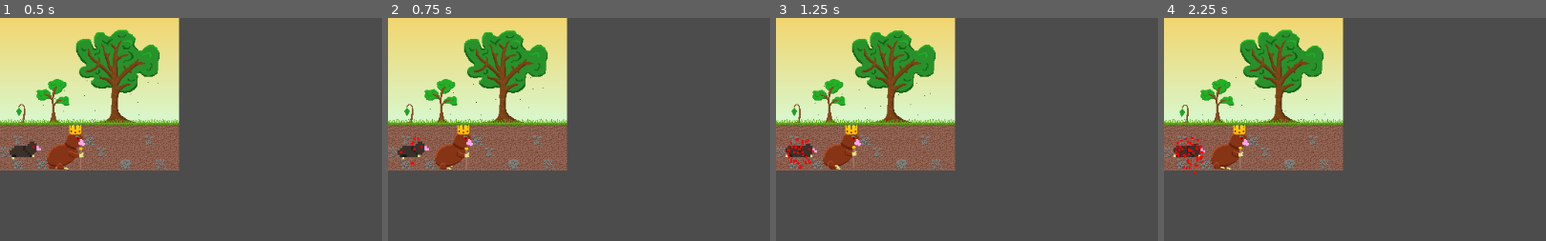
Above: before the commit, frames 1-4 (left to right).
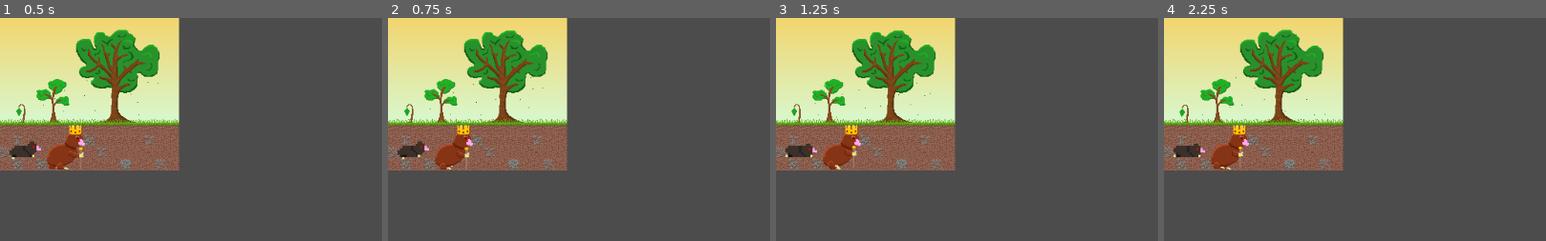
Above: after the commit, the same moments.

Repository: TaneliR/fgj2023
Game: Godot game, scene res://Sprites/tilemaptest.tscn
Same seed, same stepped clock (60 frames per second), same inputs: the game is played once before the commit and once after it. This scene is started directly instead of the project's main scene.
Inputs (mouse positions are % of the whole screen's width and height, from its top left):
- Up to frame 1 (0.5 s): no input
- Up to frame 2 (0.75 s): tap Enter at 0.5 s; move the mouse to (3, 30) at 0.52 s; press the mouse at (3, 30) at 0.53 s; hold Up (ui_up) from 0.53 s (still down)
- Up to frame 3 (1.25 s): keep holding Up (ui_up)
- Up to frame 4 (2.25 s): move the mouse to (80, 65) at 1.27 s; release the mouse at (80, 65) at 1.28 s; click (80, 65) at 1.35 s; move the mouse to (20, 35) at 2.02 s; release Up (ui_up) at 2.03 s; press the mouse at (20, 35) at 2.03 s; hold Down (ui_down) from 2.03 s (still down)
The pictures show only the part of the screen within x 0-50%, y 0-50%; the shares and areas given below are measured in that part.

Frame 1 is identical in both runs. In frame 2, less than 0.1% of the frame differs, in the area x 3-9%, y 53-66%; in frame 3, 0.2%; in frame 4, 0.4%, in the area x 2-11%, y 53-71%.
Error in both runs: Invalid get index '0' (on base: 'Array'). (res://Scripts/mole.gd:31)

Commit message:
Comment a bnch of debug prints

Diff:
--- a/Roots/Scripts/MoleSpawnerScript.gd
+++ b/Roots/Scripts/MoleSpawnerScript.gd
@@ -22,8 +22,8 @@
 
 func _ready():
 	rng.randomize()
-	print(l_spawn)
-	print(r_spawn)
+	#print(l_spawn)
+	#print(r_spawn)
 	timer1.connect("timeout", self, "_on_timer1_timeout")
 	timer2.connect("timeout", self, "_on_timer2_timeout")
 	add_child(timer1)
@@ -57,7 +57,7 @@
 	var randIndex = rng.randi_range(0, randArray.size()-1)
 	var targetNode = randArray[randIndex]
 	var newMole = molePrefab.instance()
-	print(randArray)
-	print(newMole)
+	#print(randArray)
+	#print(newMole)
 	newMole.global_position = targetNode.global_position
 	get_node("/root/Node2D").add_child(newMole)
--- a/Roots/Scripts/mole.gd
+++ b/Roots/Scripts/mole.gd
@@ -12,8 +12,8 @@
 	rng.randomize()
 	add_to_group("moles")
 	target = get_target()
-	print(target)
-	print(position.direction_to(target).x)
+	#print(target)
+	#print(position.direction_to(target).x)
 	if position.direction_to(target).x < 0:
 		get_node("AnimatedSprite").set_flip_v(true)
 	else:
@@ -26,7 +26,7 @@
 
 func get_target():
 	var targets = get_tree().get_nodes_in_group("roots")
-	print(targets)
+	#print(targets)
 	var randIndex = rng.randi_range(0, targets.size()-1)
 	var targetNode = targets[randIndex]
 	var target = Vector2(targetNode.global_position.x, targetNode.global_position.y)
@@ -40,10 +40,10 @@
 	if hits < 1:
 		queue_free()
 
-func _input_event(viewport, event, shape_idx):
-	if event.is_action_pressed("click"):
-		print("osu")
-		take_damage()
+#func _input_event(viewport, event, shape_idx):
+#	if event.is_action_pressed("click"):
+#		print("osu")
+#		take_damage()
 
 #func _input(event):
 #	if event.is_action_pressed("ui_up"):
@@ -63,6 +63,6 @@
 		#velocity = move_and_slide(velocity)
 	var collision = move_and_collide(velocity*delta)
 	if collision:
-		print(collision.collider.name)
+		#print(collision.collider.name)
 		if ("RootTail" in collision.collider.name):
 			collision.get_collider().get_parent().killRoot()
